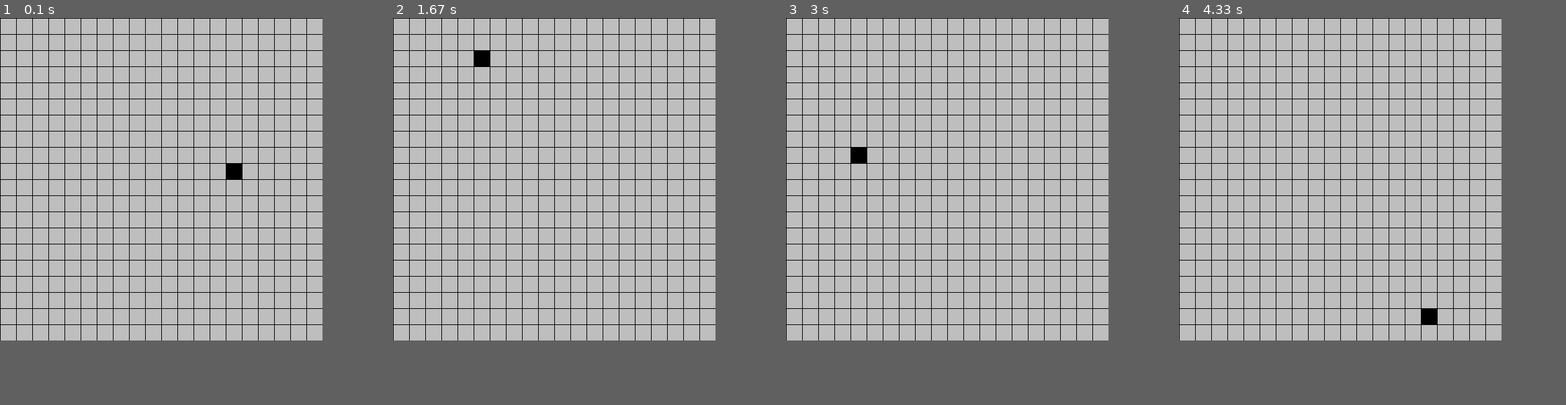
Above: before the commit, frames 1-4 (left to right).
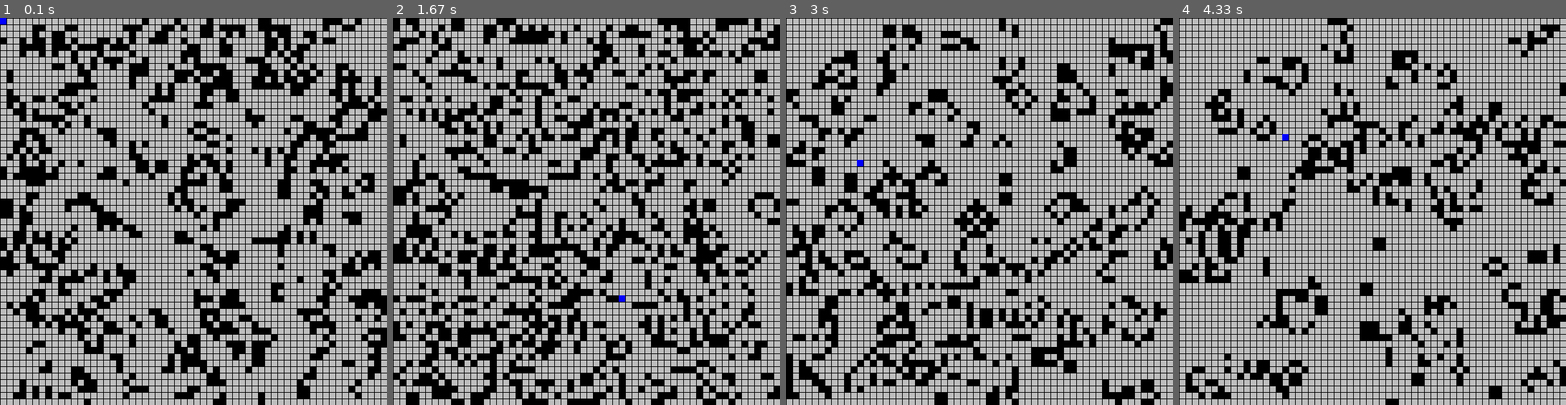
Above: after the commit, the same moments.

Repository: Haboske/conways-game-of-live-pygame
Game: pygame game, started from main.py
Two runs of this game, one before a commit and one after it. Both use one fixed random seed, a clock stepped at 60 frames per second and the inputs below.
Inputs (mouse positions are in pixels of both pictures, inside the frame that each line leads up to):
- Up to frame 1 (0.1 s): no input
- Up to frame 2 (1.67 s): press the mouse at (493, 215) at 0.37 s; move the mouse to (559, 257) at 0.47 s; release the mouse at (625, 296) at 0.6 s; tap Space at 0.67, 1.07 s; tap Enter at 1.47 s
- Up to frame 3 (3 s): press the mouse at (886, 215) at 1.9 s; move the mouse to (998, 265) at 2 s; release the mouse at (1114, 312) at 2.13 s; move the mouse to (832, 126) at 2.3 s; click (832, 126) at 2.43 s; click (855, 161) at 2.93 s
- Up to frame 4 (4.33 s): click (1387, 196) at 3.27 s; move the mouse to (1511, 300) at 3.63 s; click (1511, 300) at 3.77 s; move the mouse to (1287, 141) at 4.2 s
In our replay, the window is 500x500 before the commit and 600x600 after it. These sizes can differ from the game's own. Grey fills any space a smaller window leaves; there, only what the larger window draws over its background counts as a difference.

The runs differ from the first frame. In frame 1, 38% of the frame differs, in the area x 0-100%, y 0-100%; in frame 2, 40%; in frame 3, 35%; in frame 4, 30%.

Commit message:
1.0 Public
First public commit.
Functionnal Game.

Diff:
--- a/main.py
+++ b/main.py
@@ -1,56 +1,146 @@
 import pygame
 import random
+import time
 
-WINDOW_WIDTH:int = 500
-WINDOW_HEIGHT:int = 500
-pixelSize:int = 25
+# Config Init
+WINDOW_WIDTH:int = 600 # Determine the game's window's width
+WINDOW_HEIGHT:int = 600 # Determine the game's window's height
+PIXELSIZE:int = 10 # Size of cells (L*W)
+MAX_STARTING_CELLS:int = (((WINDOW_WIDTH+WINDOW_HEIGHT)/2)/PIXELSIZE)*(((WINDOW_WIDTH+WINDOW_HEIGHT)/2)/PIXELSIZE) # The number of maximum alived cells we could initiate the game with
+
+#Pygame Init
+pygame.init()
+SCREEN = pygame.display.set_mode((WINDOW_WIDTH,WINDOW_HEIGHT))
+CLOCK = pygame.time.Clock()
+STATE:bool=True # State used to put the game in pause or play
+
+
+# I initiate de list that'll contain of my alive cells
+cellsList:list[list[int,int]]=[]
+
+
+def initiateCellsList():
+    cellsList.clear()
+
+    n:int = random.randrange(0,MAX_STARTING_CELLS/2,1)
+    i:int = 0
+    while i <= n:
+        cellsList.append([random.randrange(0,WINDOW_WIDTH,PIXELSIZE),random.randrange(0,WINDOW_HEIGHT,PIXELSIZE)])
+        i+=1
+
+def update():
+
+    # We create a toCreate and toDelete lists to not create or delete any cell during the "scan", otherwise the algo wouldn't work if we work live on the cellsList
+    toDeleteList:list[list[int,int]]=[]
+    toCreateList:list[list[int,int]]=[]
+
+    if STATE: # If game in play (True)
+
+        x:int=0
+        while x <= WINDOW_WIDTH/PIXELSIZE:
+
+            y:int=0
+            while y <= WINDOW_HEIGHT/PIXELSIZE:
+
+                elem:list[int,int]=[x*PIXELSIZE,y*PIXELSIZE]
+
+                if elem in cellsList: # We check if actual cell is alive
+
+                    # We count the alive cells around the actual cell to further determine if we make it die or live arounds after conway's rules
+                    cellsAround:int = 0
+                    cellsAround +=1 if [(x+1)*PIXELSIZE,(y+1)*PIXELSIZE] in cellsList else +0
+                    cellsAround +=1 if [(x-1)*PIXELSIZE,(y-1)*PIXELSIZE] in cellsList else +0
+                    cellsAround +=1 if [(x+1)*PIXELSIZE,(y-1)*PIXELSIZE] in cellsList else +0
+                    cellsAround +=1 if [(x-1)*PIXELSIZE,(y+1)*PIXELSIZE] in cellsList else +0
+                    cellsAround +=1 if [(x+1)*PIXELSIZE,y*PIXELSIZE] in cellsList else +0
+                    cellsAround +=1 if [x*PIXELSIZE,(y+1)*PIXELSIZE] in cellsList else +0
+                    cellsAround +=1 if [(x-1)*PIXELSIZE,y*PIXELSIZE] in cellsList else +0
+                    cellsAround +=1 if [x*PIXELSIZE,(y-1)*PIXELSIZE] in cellsList else +0
+
+                    if cellsAround > 3 : # Any live cell with more than three live neighbours dies, as if by overpopulation.
+                        toDeleteList.append(elem)
+                    elif cellsAround < 2 : # Any live cell with fewer than two live neighbours dies, as if by underpopulation.
+                        toDeleteList.append(elem)
+
+                else: # We check if actual cell is dead
+
+                    cellsAround:int = 0
+                    cellsAround +=1 if [(x+1)*PIXELSIZE,(y+1)*PIXELSIZE] in cellsList else +0
+                    cellsAround +=1 if [(x-1)*PIXELSIZE,(y-1)*PIXELSIZE] in cellsList else +0
+                    cellsAround +=1 if [(x+1)*PIXELSIZE,(y-1)*PIXELSIZE] in cellsList else +0
+                    cellsAround +=1 if [(x-1)*PIXELSIZE,(y+1)*PIXELSIZE] in cellsList else +0
+                    cellsAround +=1 if [(x+1)*PIXELSIZE,y*PIXELSIZE] in cellsList else +0
+                    cellsAround +=1 if [x*PIXELSIZE,(y+1)*PIXELSIZE] in cellsList else +0
+                    cellsAround +=1 if [(x-1)*PIXELSIZE,y*PIXELSIZE] in cellsList else +0
+                    cellsAround +=1 if [x*PIXELSIZE,(y-1)*PIXELSIZE] in cellsList else +0
+
+                    if cellsAround == 3: # Any dead cell with exactly three live neighbours becomes a live cell, as if by reproduction.
+                        toCreateList.append([x*PIXELSIZE,y*PIXELSIZE])
+
+                y+=1
+            x+=1
+
+        for i in toDeleteList:
+            del cellsList[cellsList.index([i[0],i[1]])]
+
+        for i in toCreateList:
+            cellsList.append([i[0],i[1]])
+
+    # Small instructions that allow us to manually create alive cells by clicking with the mouse on a cell.
+    if pygame.mouse.get_pressed()[0]:
+        point = pygame.mouse.get_pos()
+        xPos = (point[0]//PIXELSIZE)*PIXELSIZE
+        yPos = (point[1]//PIXELSIZE)*PIXELSIZE
+        cellsList.append([xPos,yPos])
 
 
 def draw():
 
     # Initating the grid cells
-    for i in range(0,WINDOW_WIDTH,pixelSize):
-        pygame.draw.line(SCREEN,"black",(i,500),(i,0))
+    for i in range(0,WINDOW_WIDTH,PIXELSIZE):
+        pygame.draw.line(SCREEN,"black",(i,WINDOW_HEIGHT),(i,0))
 
-    for i in range(0,WINDOW_HEIGHT,pixelSize):
-        pygame.draw.line(SCREEN,"black",(500,i),(0,i))
-
-    # Full a grid cell
-    x = random.randrange(0,500,25)
-    while x%25!=0:
-        x = random.randrange(0,500,25)
-
-    y = random.randrange(0,500,25)
-    while y%25!=0:
-        y = random.randrange(0,500,25)
-
-    pygame.draw.rect(SCREEN,"black",(x,y,25,25),0)
+    for i in range(0,WINDOW_HEIGHT,PIXELSIZE):
+        pygame.draw.line(SCREEN,"black",(WINDOW_WIDTH,i),(0,i))
 
 
+    for i in cellsList:
+        pygame.draw.rect(SCREEN,"black",(i[0],i[1],PIXELSIZE,PIXELSIZE),0)
 
+    # Small instructions that allow us to show the mouse cursor in game with a Blue square
+    point = pygame.mouse.get_pos()
+    xPos = (point[0]//PIXELSIZE)*PIXELSIZE
+    yPos = (point[1]//PIXELSIZE)*PIXELSIZE
+    pygame.draw.rect(SCREEN,"blue",(xPos,yPos,PIXELSIZE,PIXELSIZE),0)
 
-
-#Pygame Init
-pygame.init()
-SCREEN = pygame.display.set_mode((WINDOW_WIDTH,WINDOW_HEIGHT))
-CLOCK = pygame.time.Clock()
-running = True
-
-while running:
+GAME = True
+initiateCellsList()
+while GAME:
 
     # Event Zone
     for event in pygame.event.get():
         if event.type == pygame.QUIT:
-            running = False
+            GAME = False
+        if event.type == pygame.KEYDOWN:
+            if event.key == 32: # Game pause/play instructions
+                if STATE == True:
+                    STATE = False
+                elif STATE == False:
+                    STATE = True
+
+            else: # Reinit the game by wiping out and generate new cells
+                initiateCellsList()
 
     # Wipe SCREEN
     SCREEN.fill('grey')
+
+    # Update Zone
+    update()
 
     # Drawing Zone
     draw()
 
     pygame.display.flip()
-
     CLOCK.tick(10) # Limits FPS to 60
 
 pygame.quit()
Not shown, changed: README.md
